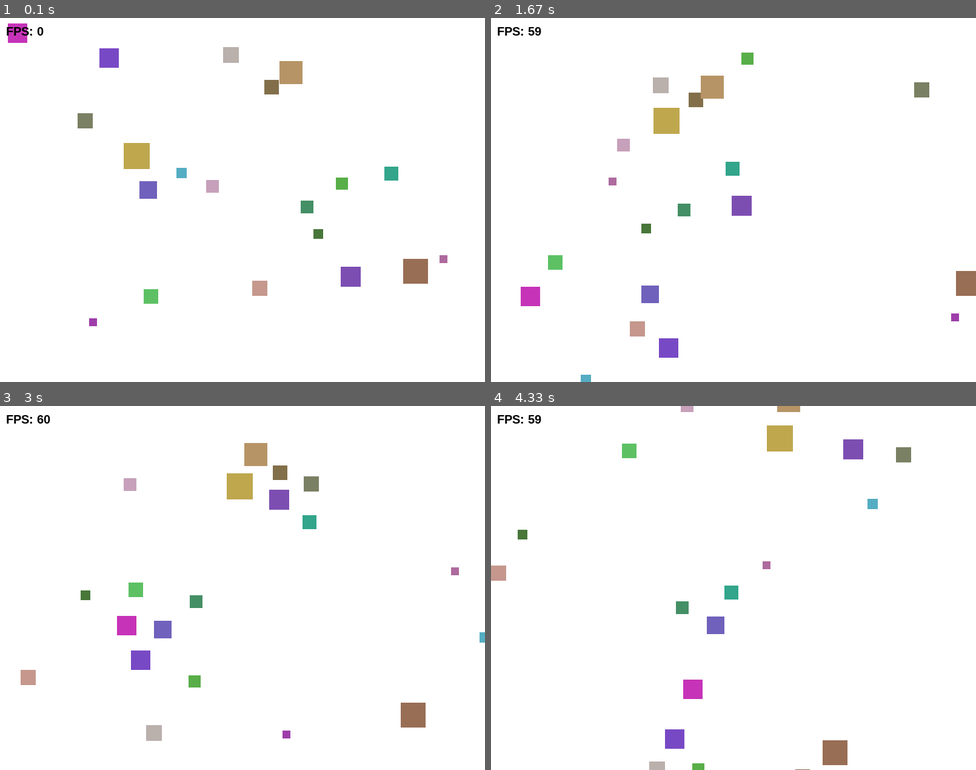
Above: before the commit, frames 1-4 (two rows, left to right).
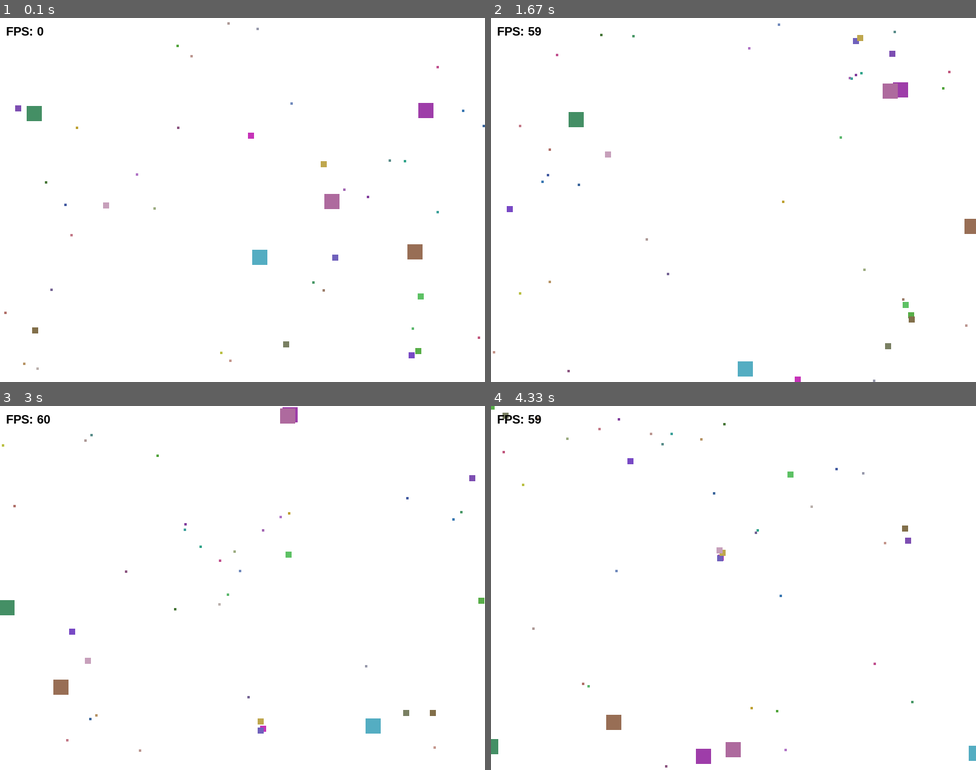
Above: after the commit, the same moments.

Repository: demod-s-tmg/lab8-pygame
Game: pygame game, started from main.py
Same seed, same stepped clock (60 frames per second), same inputs: the game is played once before the commit and once after it.
Inputs:
- Up to frame 1 (0.1 s): no input
- Up to frame 2 (1.67 s): no input
- Up to frame 3 (3 s): no input
- Up to frame 4 (4.33 s): no input

The runs differ from the first frame. In frame 1, 4.0% of the frame differs, in the area x 0-100%, y 1-97%; in frame 2, 3.8%; in frame 3, 3.9%; in frame 4, 3.3%.

Commit message:
exam: q1 - mix of squares

Diff:
--- a/main.py
+++ b/main.py
@@ -68,7 +68,9 @@
                 continue
 
             if self.size > other.size:
-                other_center_x, other_center_y = other.get_center()  # Single source of truth for center calculation.
+                other_center_x, other_center_y = (
+                    other.get_center()
+                )  # Single source of truth for center calculation.
 
                 dx = other_center_x - center_x
                 dy = other_center_y - center_y
@@ -97,7 +99,9 @@
                 continue
 
             if other.size > self.size:
-                other_center_x, other_center_y = other.get_center()  # Single source of truth for center calculation.
+                other_center_x, other_center_y = (
+                    other.get_center()
+                )  # Single source of truth for center calculation.
 
                 dx = center_x - other_center_x
                 dy = center_y - other_center_y
@@ -139,7 +143,6 @@
         elif self.y > SCREEN_HEIGHT:
             self.y = -self.size
 
-    # --- ADDED TYPE HINT FOR SCREEN HERE ---
     def draw(self, screen: pygame.Surface) -> None:
         pygame.draw.rect(screen, self.color, (self.x, self.y, self.size, self.size))
 
@@ -152,11 +155,26 @@
     return Square(random_x, random_y, size)
 
 
-def create_squares(num: int) -> List[Square]:
-    """Initialize all squares. Uses centralized spawn helper for consistency."""
+def create_fixed_square(size: float) -> Square:
+    """Create a new square with a specific fixed size and random valid position."""
+    random_x = random.uniform(0, SCREEN_WIDTH - size)
+    random_y = random.uniform(0, SCREEN_HEIGHT - size)
+    return Square(random_x, random_y, size)
+
+
+def create_squares() -> List[Square]:
+    """Initialize squares with the specific mix required for Exercise 1."""
     squares_list = []
-    for _ in range(num):
-        squares_list.append(create_random_square())
+
+    for _ in range(5):
+        squares_list.append(create_fixed_square(25))
+
+    for _ in range(10):
+        squares_list.append(create_fixed_square(10))
+
+    for _ in range(30):
+        squares_list.append(create_fixed_square(4))
+
     return squares_list
 
 
@@ -169,7 +187,7 @@
     screen = pygame.display.set_mode((SCREEN_WIDTH, SCREEN_HEIGHT))
     pygame.display.set_caption("LAB 11 - Moving Squares Part IV")
     clock = pygame.time.Clock()
-    squares = create_squares(NUM_SQUARES)
+    squares = create_squares()
 
     font = pygame.font.SysFont("Arial", 20, bold=True)
 
@@ -186,8 +204,12 @@
         current_time = pygame.time.get_ticks()
 
         for i in range(len(squares)):
-            if squares[i].is_expired(current_time):  # Encapsulation: check expiry via method.
-                squares[i] = create_random_square()  # One helper controls all spawn rules.
+            if squares[i].is_expired(
+                current_time
+            ):  # Encapsulation: check expiry via method.
+                squares[i] = (
+                    create_random_square()
+                )  # One helper controls all spawn rules.
 
         for square in squares:
             square.chase(squares)
